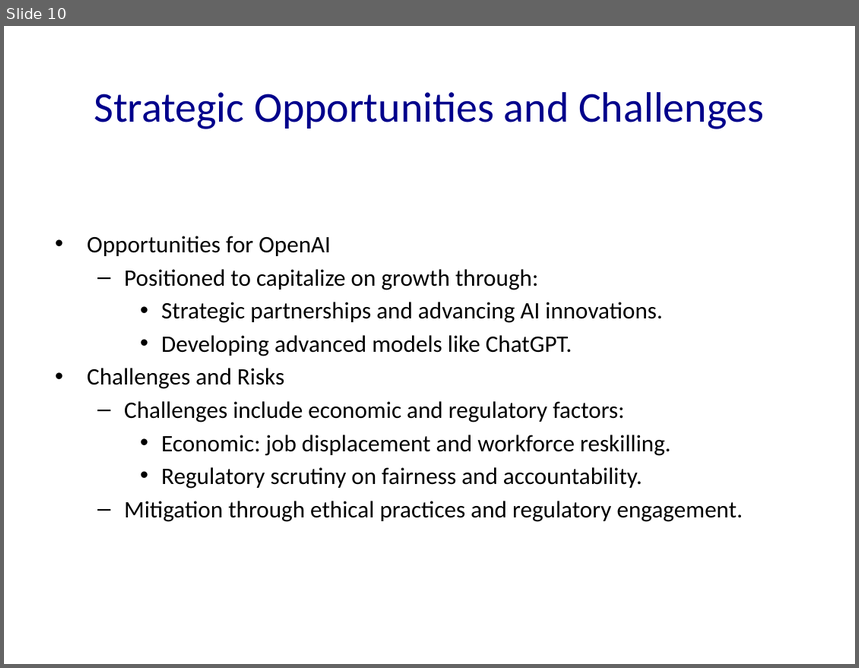
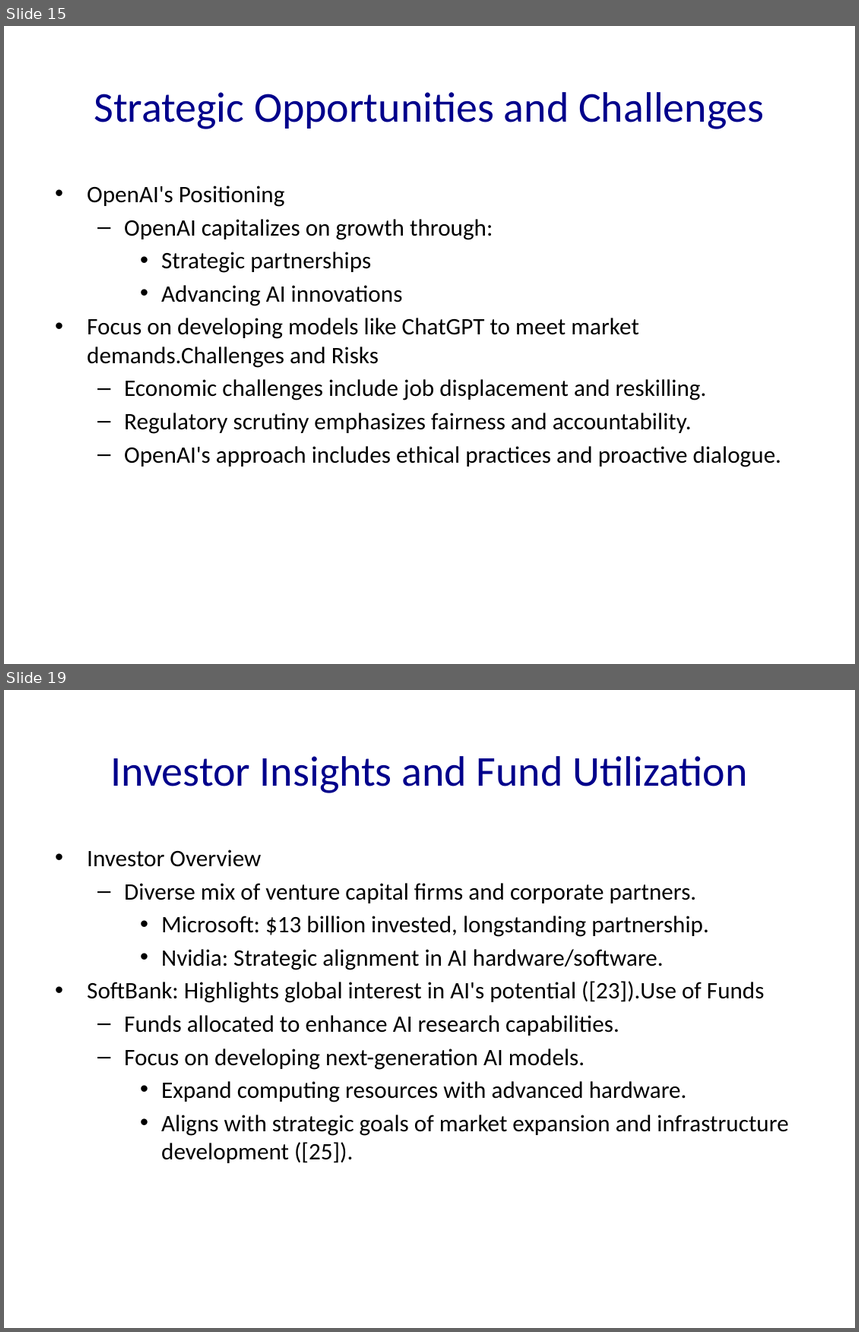
Before and after one commit to Frank-Gu-81/slides_autogeneration, a slide deck: OpenAI.pptx. Shown one above the other, each under a label of ours: slide 10 before the commit, slides 15 and 19 after it; the slides between them are not shown. The pictures are 859x668 and 859x1332 pixels, drawn with LibreOffice and Linux fonts; fonts in the diff are those of the drawing. Boxes give left, top, right and bottom in pixels: in the first picture for what was removed or moved away, otherwise in the second. Text is boxed around its words. In the diff, an @@ line names an element or a change of style, - is before the commit and + after.

```diff
--- a/OpenAI.pptx
+++ b/OpenAI.pptx
@@ slide 19 added at [4,690,855,1328], background #FFFFFF @@
@@ title added at [111,756,747,793], 36 pt, text #00008B @@
+Investor Insights and Fund Utilization
@@ text added at [87,850,788,1163], 20 pt, text #000000 @@
+• Investor Overview
+  – Diverse mix of venture capital firms and corporate partners.
+    • Microsoft: $13 billion invested, longstanding partnership.
+    • Nvidia: Strategic alignment in AI hardware/software.
+• SoftBank: Highlights global interest in AI's potential ([23]).Use of Funds
+  – Funds allocated to enhance AI research capabilities.
+  – Focus on developing next-generation AI models.
+    • Expand computing resources with advanced hardware.
+    • Aligns with strategic goals of market expansion and infrastructure development ([25]).
@@ what was slide 10 is now slide 15 @@
@@ slide 15 changed as well @@
@@ text at [87,186,781,468]: text changed @@
-• Opportunities for OpenAI
-  – Positioned to capitalize on growth through:
-    • Strategic partnerships and advancing AI innovations.
-    • Developing advanced models like ChatGPT.
-• Challenges and Risks
-  – Challenges include economic and regulatory factors:
-    • Economic: job displacement and workforce reskilling.
-    • Regulatory scrutiny on fairness and accountability.
-  – Mitigation through ethical practices and regulatory engagement.
+• OpenAI's Positioning
+  – OpenAI capitalizes on growth through:
+    • Strategic partnerships
+    • Advancing AI innovations
+• Focus on developing models like ChatGPT to meet market demands.Challenges and Risks
+  – Economic challenges include job displacement and reskilling.
+  – Regulatory scrutiny emphasizes fairness and accountability.
+  – OpenAI's approach includes ethical practices and proactive dialogue.
```
Also in this commit, not shown: 7 other slides changed, 21 other slides added, 3 slides removed, 11 other files.
